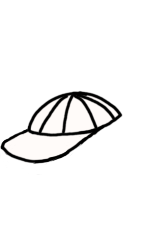
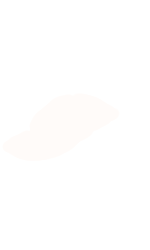
Revision of a layered 150 x 250 image; what changed, layer by layer:
hid "Calque de dessin 1" over [0, 90, 123, 175]
